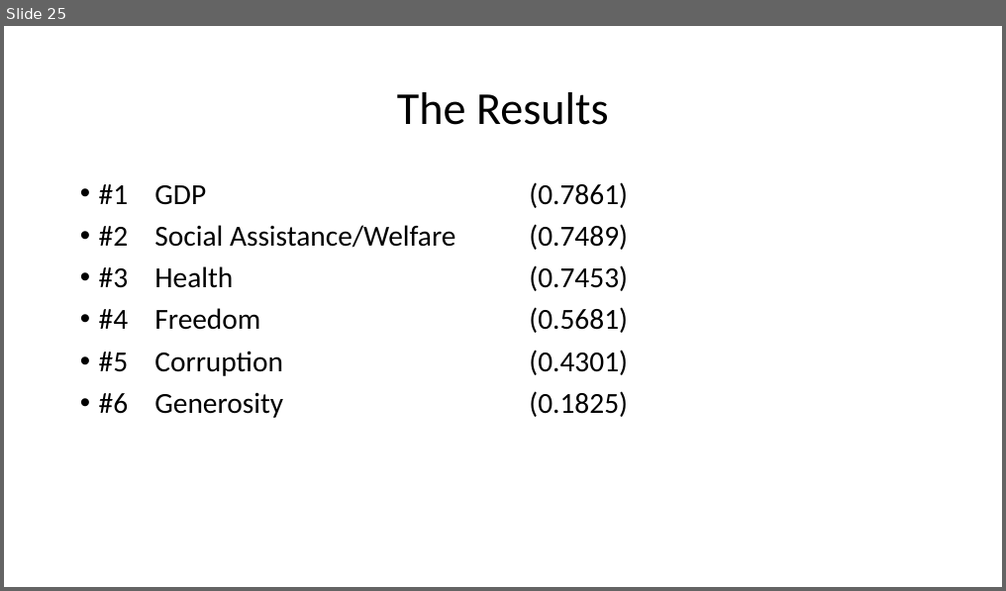
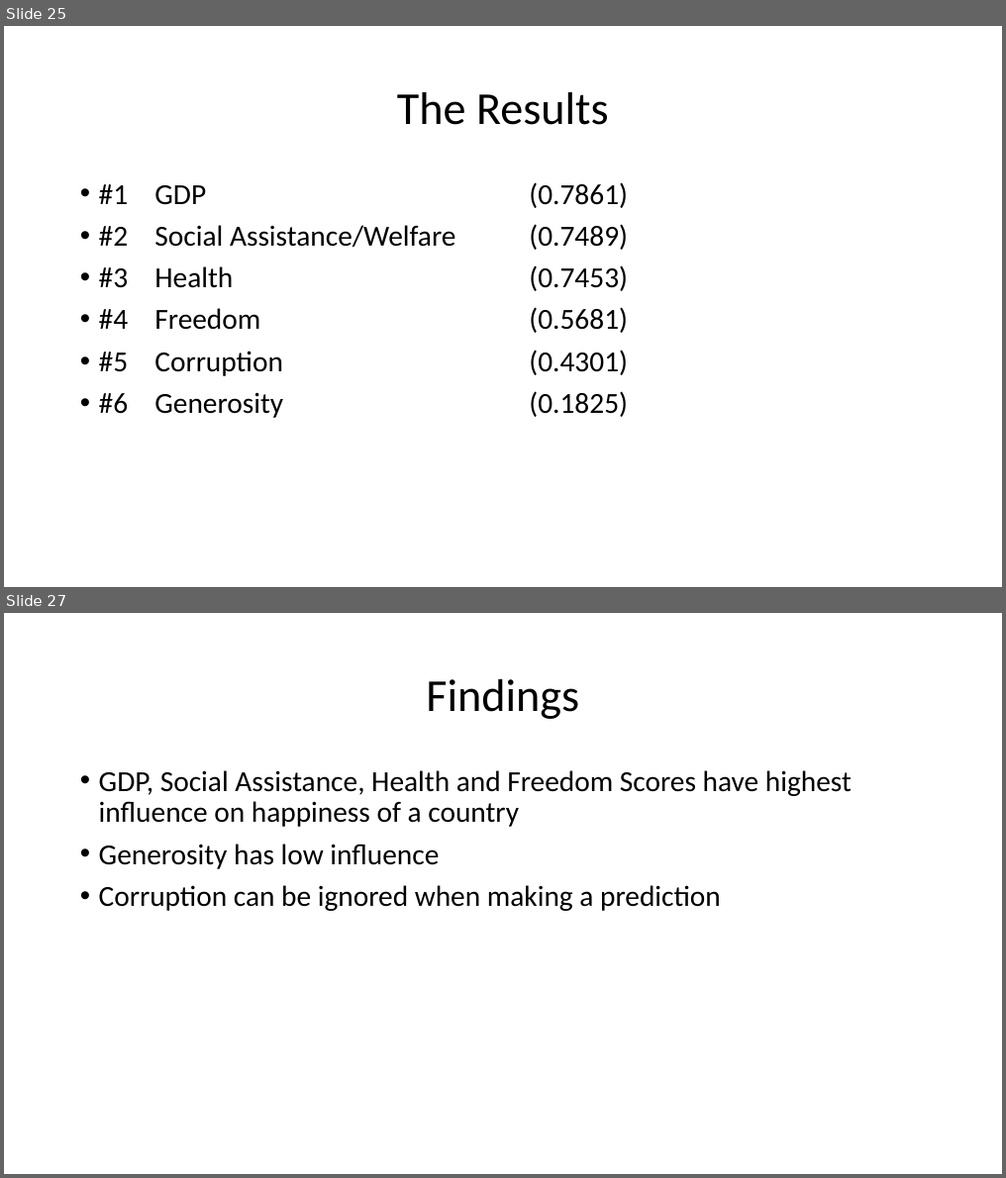
Before and after one commit to Chrybear/Factors-Of-Happiness-In-The-World, a slide deck: CSC 583 Project - Barrett & Bruggemann.pptx. Shown one above the other, each under a label of ours: slide 25 before the commit, slides 25 and 27 after it; the slides between them are not shown. The pictures are 1006x591 and 1006x1178 pixels, drawn with LibreOffice and Linux fonts; fonts in the diff are those of the drawing. Boxes give left, top, right and bottom in pixels: in the first picture for what was removed or moved away, otherwise in the second. Text is boxed around its words. In the diff, an @@ line names an element or a change of style, - is before the commit and + after.

```diff
--- a/CSC 583 Project - Barrett & Bruggemann.pptx
+++ b/CSC 583 Project - Barrett & Bruggemann.pptx
@@ slide 27 added at [4, 613, 1002, 1174], background #FFFFFF @@
@@ title added at [426, 679, 579, 719], 44 pt, text #000000 @@
+Findings
@@ text added at [99, 770, 851, 911], 28 pt, text #000000 @@
+• GDP, Social Assistance, Health and Freedom Scores have highest influence on happiness of a country
+• Generosity has low influence
+• Corruption can be ignored when making a prediction
```
Also in this commit, not shown: 1 other slide added, 2 other files.
